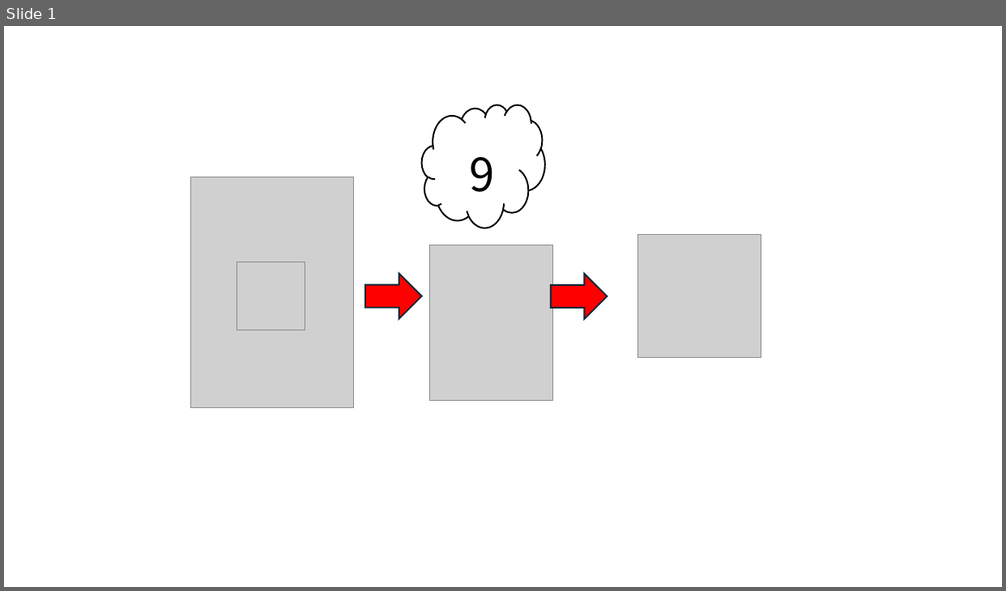
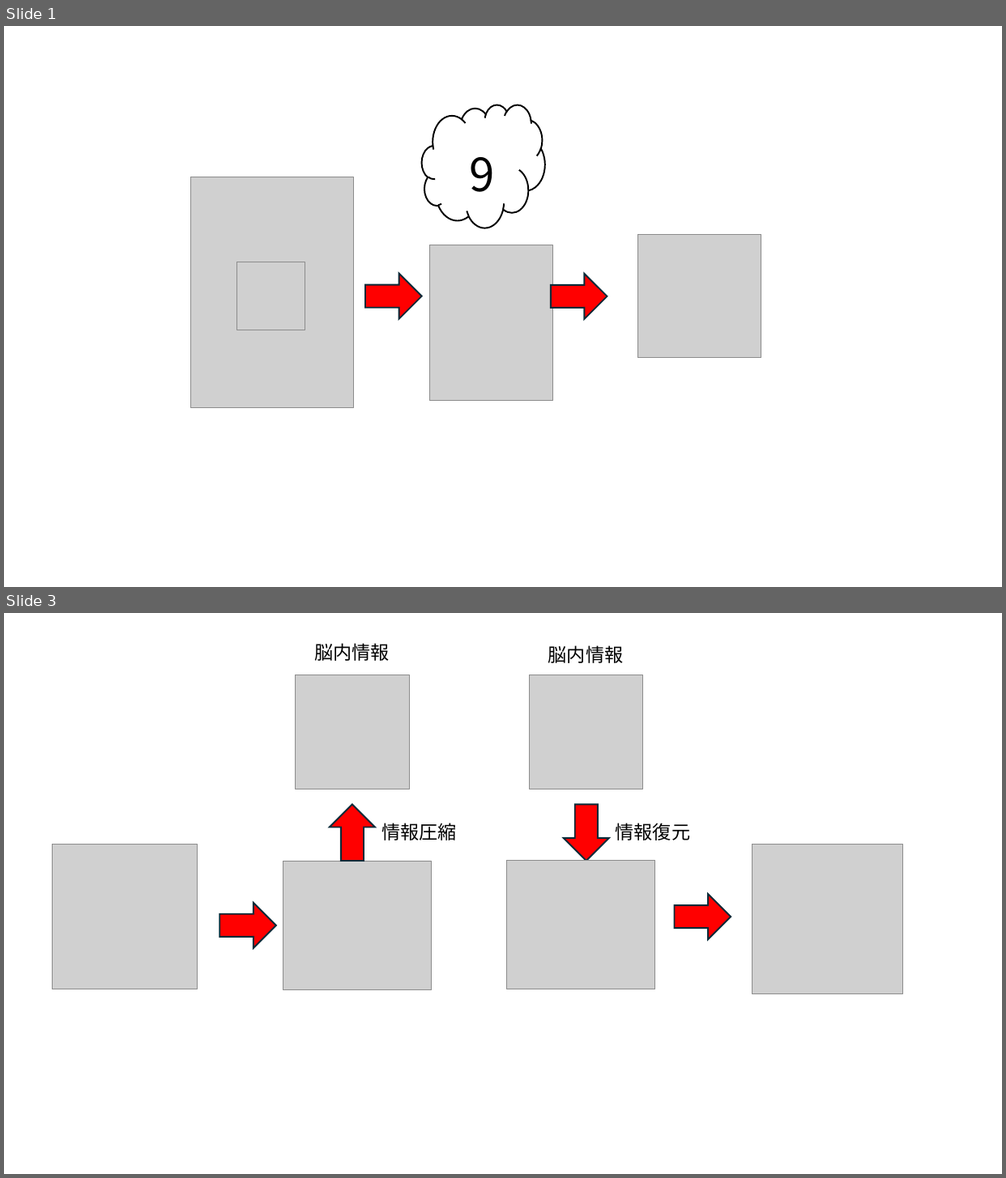
Before and after one commit to kaityo256/rbm_mnist_check, a slide deck: notes/fig.pptx. Shown one above the other, each under a label of ours: slide 1 before the commit, slides 1 and 3 after it; the slides between them are not shown. The pictures are 1006x591 and 1006x1178 pixels, drawn with LibreOffice and Linux fonts; fonts in the diff are those of the drawing; grey boxes stand for pictures. Boxes give left, top, right and bottom in pixels: in the first picture for what was removed or moved away, otherwise in the second. Text is boxed around its words. In the diff, an @@ line names an element or a change of style, - is before the commit and + after.

```diff
--- a/notes/fig.pptx
+++ b/notes/fig.pptx
@@ slide 3 added at (4, 613, 1002, 1174), background #FFFFFF @@
@@ text added at (314, 643, 389, 661), 18 pt, text #000000 @@
+脳内情報
@@ text added at (548, 645, 623, 663), 18 pt, text #000000 @@
+脳内情報
@@ picture added at (296, 675, 409, 789) @@
@@ picture added at (530, 675, 643, 789) @@
@@ right arrow added at (330, 805, 375, 861), fill #FF0000, outline #092A39 1.5 pt @@
@@ right arrow added at (563, 805, 609, 861), fill #FF0000, outline #092A39 1.5 pt @@
@@ text added at (382, 823, 457, 841), 18 pt, text #000000 @@
+情報圧縮
@@ text added at (616, 823, 690, 841), 18 pt, text #000000 @@
+情報復元
@@ picture added at (52, 845, 197, 990) @@
@@ picture added at (752, 845, 903, 995) @@
@@ picture added at (283, 861, 432, 990) @@
@@ picture added at (507, 860, 655, 990) @@
@@ right arrow added at (219, 903, 275, 948), fill #FF0000, outline #092A39 1.5 pt @@
@@ right arrow added at (675, 895, 731, 940), fill #FF0000, outline #092A39 1.5 pt @@
```
Also in this commit, not shown: 1 other slide added, 1 other file.
